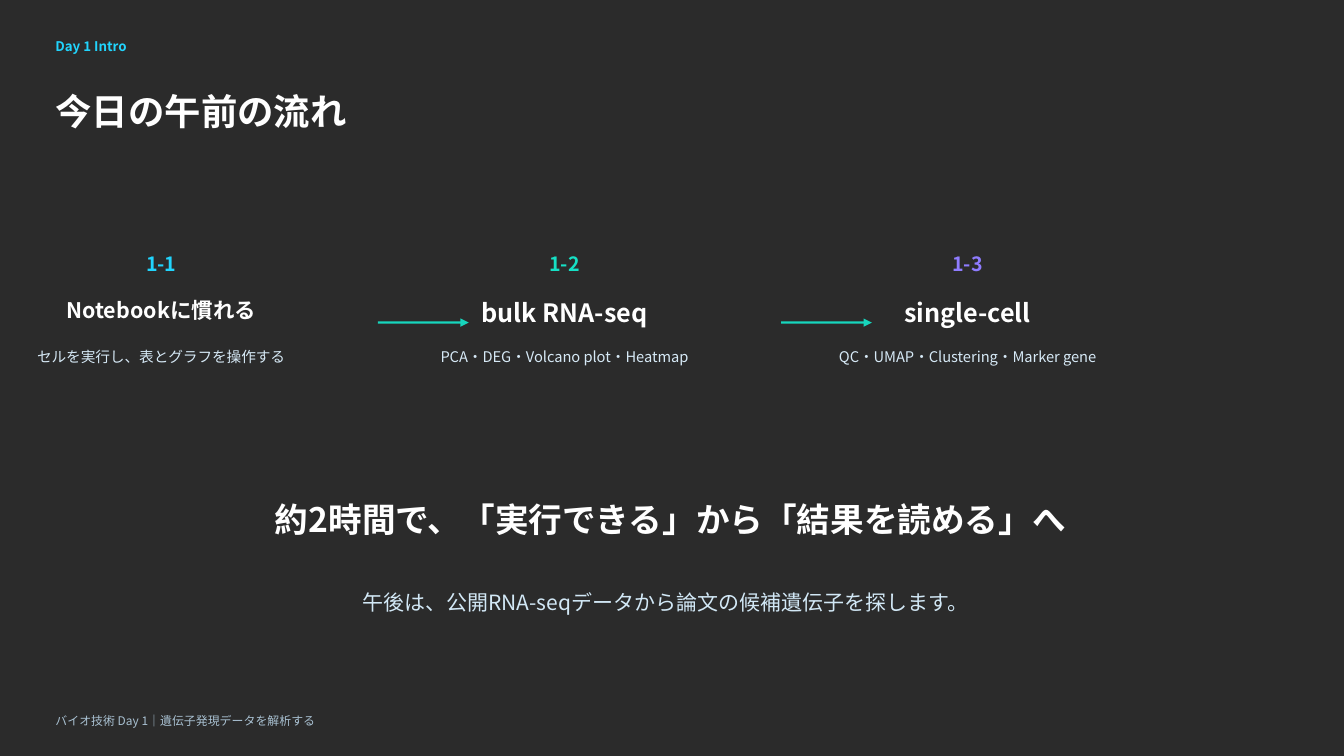
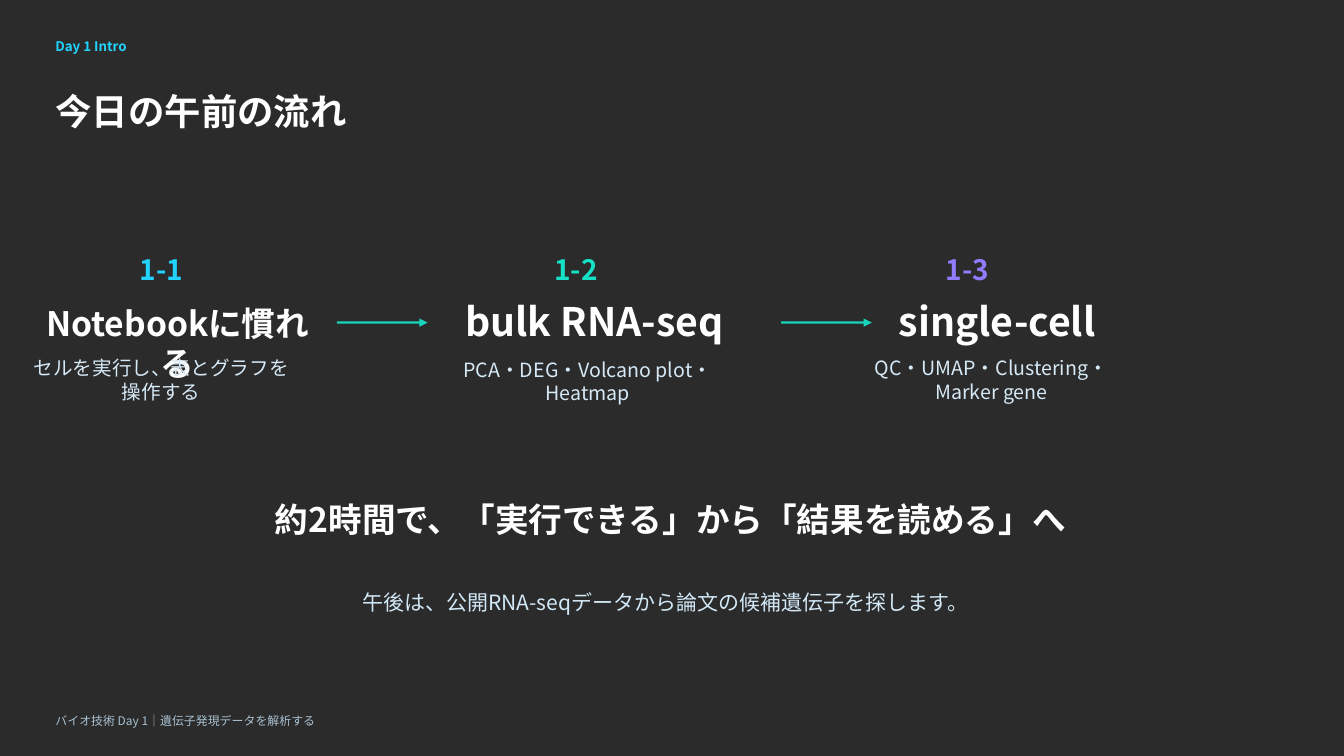
Before and after one commit to iwata97/bioinfo_2026, a slide deck: slide 5 of bioinformatics_day1_AM.pptx. Drawn at 1344x756 pixels with LibreOffice and Linux fonts; fonts in the diff are those of the drawing; background and template pictures are left out; a plain dark background stands for a picture behind light text. Boxes give left, top, right and bottom in pixels: in the first picture for what was removed or moved away, otherwise in the second. Text is boxed around its words. In the diff, an @@ line names an element or a change of style, - is before the commit and + after.

```diff
--- a/bioinformatics_day1_AM.pptx
+++ b/bioinformatics_day1_AM.pptx
@@ size 14 to 20 pt in 3 elements at box(139, 259, 182, 280), box(946, 259, 989, 281), box(554, 259, 597, 280) @@
@@ text "bulk RNA-seq" at box(465, 304, 723, 345): size 18 to 28 pt @@
@@ text "bulk RNA-seq": place and size @@
-text "bulk RNA-seq" at box(481, 302, 648, 328)
+text "bulk RNA-seq" at box(465, 304, 723, 345)
@@ text "single-cell" at box(899, 304, 1096, 346): size 18 to 28 pt @@
@@ text "Notebookに慣れる": place and size @@
-text "Notebookに慣れる" at box(66, 299, 256, 320)
+text "Notebookに慣れる" at box(31, 302, 324, 353)
@@ text "Notebookに慣れる" at box(31, 302, 324, 353): size 15.3 to 24 pt @@
@@ arrow moved from (378, 323) - (469, 323) to (337, 323) - (427, 323) @@
@@ size 10.5 to 14 pt in 3 elements at box(33, 355, 288, 401), box(875, 359, 1109, 404), box(463, 361, 712, 405) @@
@@ text "PCA・DEG・Volcano plot・Heatmap": place and size @@
-text "PCA・DEG・Volcano plot・Heatmap" at box(441, 350, 689, 366)
+text "PCA・DEG・Volcano plot・Heatmap" at box(463, 361, 712, 405)
@@ text "QC・UMAP・Clustering・Marker gene": place and size @@
-text "QC・UMAP・Clustering・Marker gene" at box(839, 350, 1096, 366)
+text "QC・UMAP・Clustering・Marker gene" at box(875, 359, 1109, 404)
```
Also in this commit, not shown: 4 other slides changed, 5 slides added, 4 slides removed, 5 other files.
